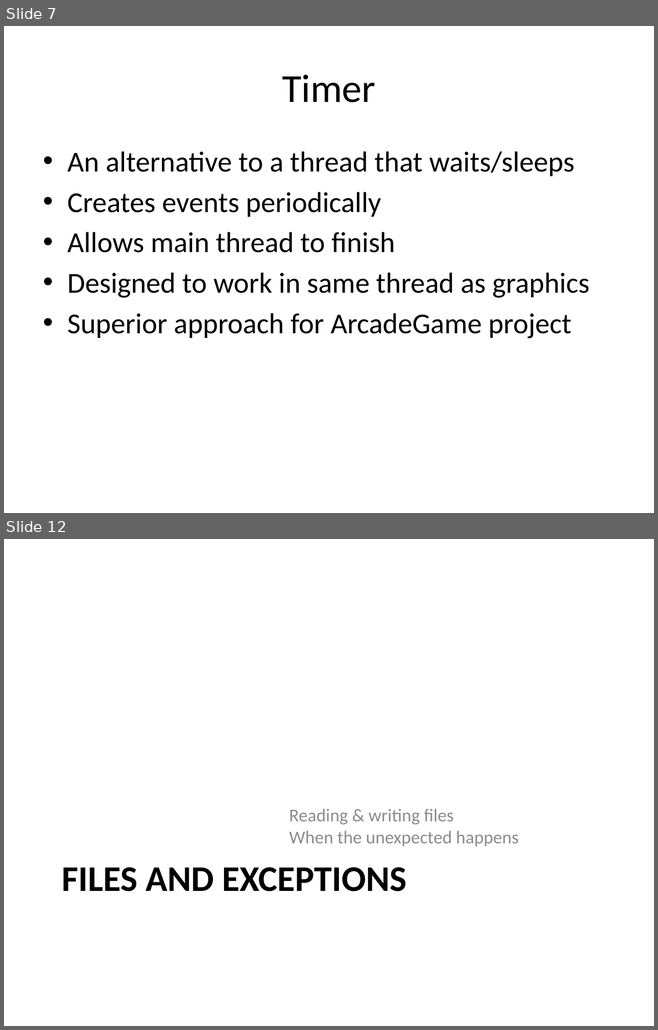
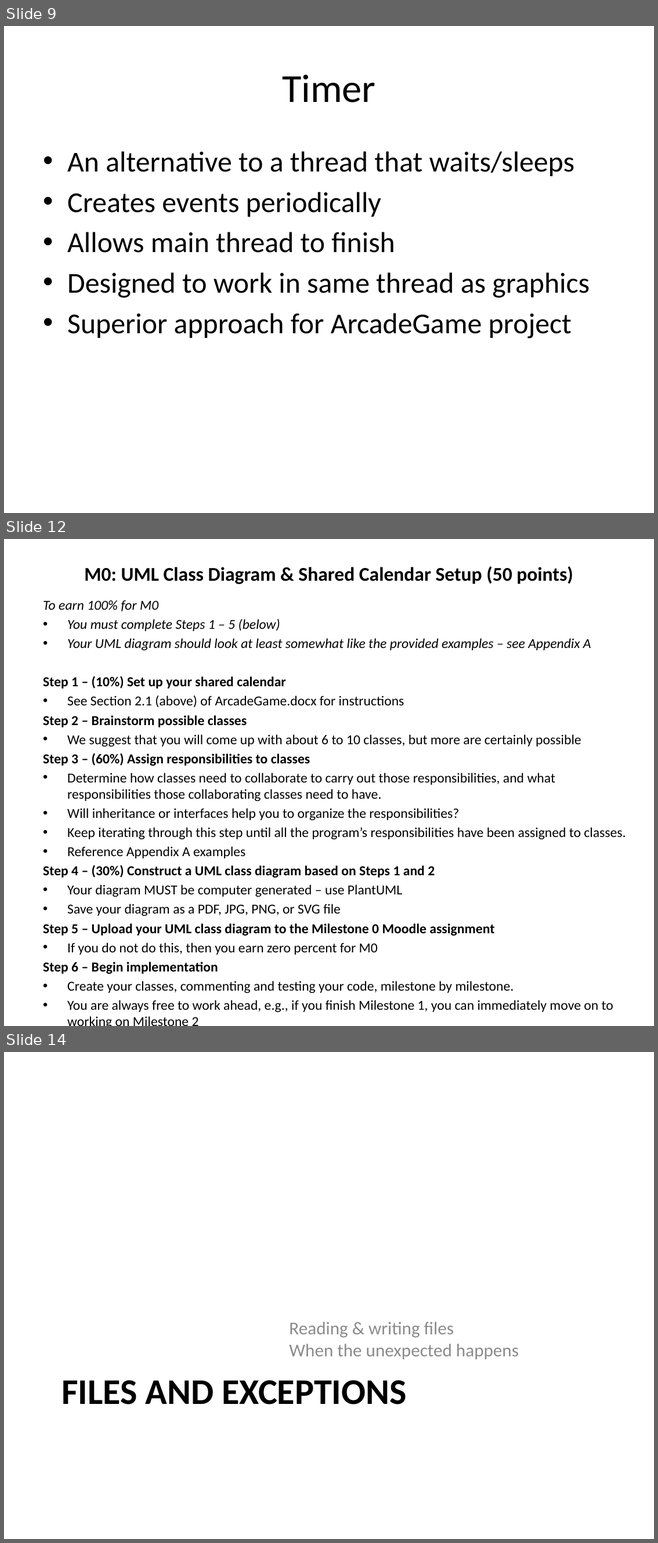
Before and after one commit to RHIT-CSSE/csse220, a slide deck: ClassMaterials/EventBasedGameLoop/Slides/EventBasedGameLoop.pptx. Shown one above the other, each under a label of ours: slides 7 and 12 before the commit, slides 9, 12 and 14 after it; the slides between them are not shown. The pictures are 658x1030 and 658x1543 pixels, drawn with LibreOffice and Linux fonts; fonts in the diff are those of the drawing. Boxes give left, top, right and bottom in pixels: in the first picture for what was removed or moved away, otherwise in the second. Text is boxed around its words. In the diff, an @@ line names an element or a change of style, - is before the commit and + after.

```diff
--- a/ClassMaterials/EventBasedGameLoop/Slides/EventBasedGameLoop.pptx
+++ b/ClassMaterials/EventBasedGameLoop/Slides/EventBasedGameLoop.pptx
@@ slide 12 added at bbox=[4, 539, 654, 1026], background #FFFFFF @@
@@ title added at bbox=[84, 566, 572, 584], 21.6 pt, text #000000, bold @@
+M0: UML Class Diagram & Shared Calendar Setup (50 points)
@@ text added at bbox=[43, 600, 625, 1012], 15.2 pt, text #000000 @@
+To earn 100% for M0
+• You must complete Steps 1 – 5 (below)
+• Your UML diagram should look at least somewhat like the provided examples – see Appendix A
+Step 1 – (10%) Set up your shared calendar
+• See Section 2.1 (above) of ArcadeGame.docx for instructions
+Step 2 – Brainstorm possible classes
+• We suggest that you will come up with about 6 to 10 classes, but more are certainly possible
+Step 3 – (60%) Assign responsibilities to classes
+• Determine how classes need to collaborate to carry out those responsibilities, and what responsibilities those collaborating classes need to have.
+• Will inheritance or interfaces help you to organize the responsibilities?
+• Keep iterating through this step until all the program’s responsibilities have been assigned to classes.
+• Reference Appendix A examples
+Step 4 – (30%) Construct a UML class diagram based on Steps 1 and 2
+• Your diagram MUST be computer generated – use PlantUML
+• Save your diagram as a PDF, JPG, PNG, or SVG file
+Step 5 – Upload your UML class diagram to the Milestone 0 Moodle assignment
+• If you do not do this, then you earn zero percent for M0
+Step 6 – Begin implementation
+• Create your classes, commenting and testing your code, milestone by milestone.
+• You are always free to work ahead, e.g., if you finish Milestone 1, you can immediately move on to working on Milestone 2
+• Document your code as you go along – use JavaDoc comments as well as non-JavaDoc comments
@@ what was slide 7 is now slide 9 @@
@@ what was slide 12 is now slide 14 @@
```
Also in this commit, not shown: 3 slides changed, 4 other slides added, 3 slides removed.
